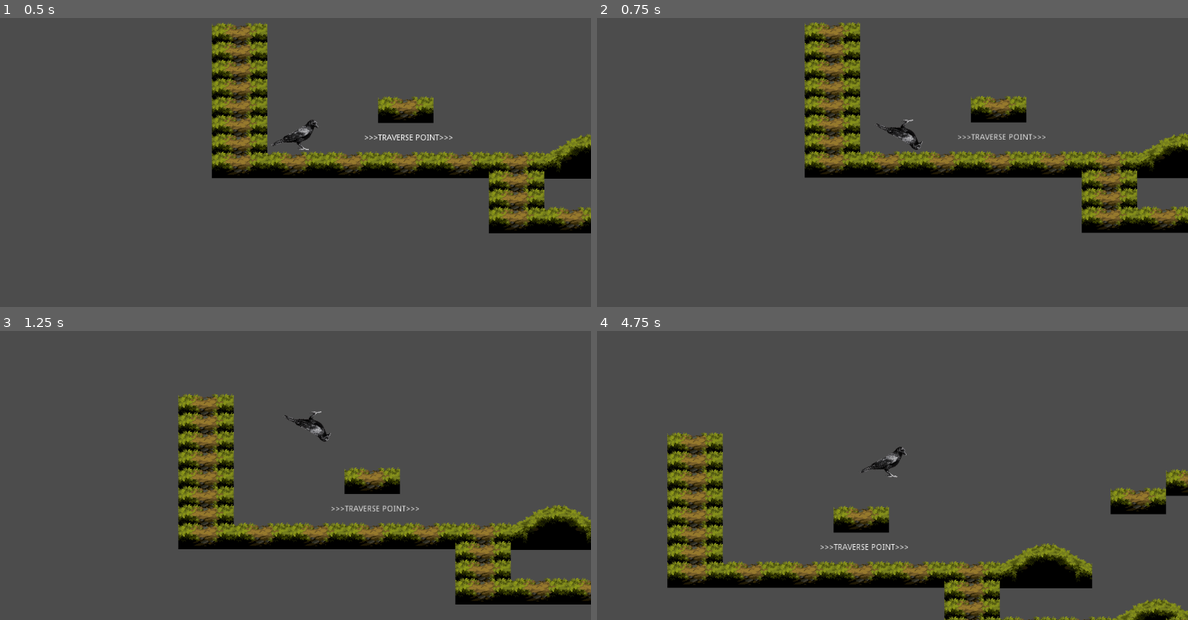
Above: before the commit, frames 1-4 (two rows, left to right).
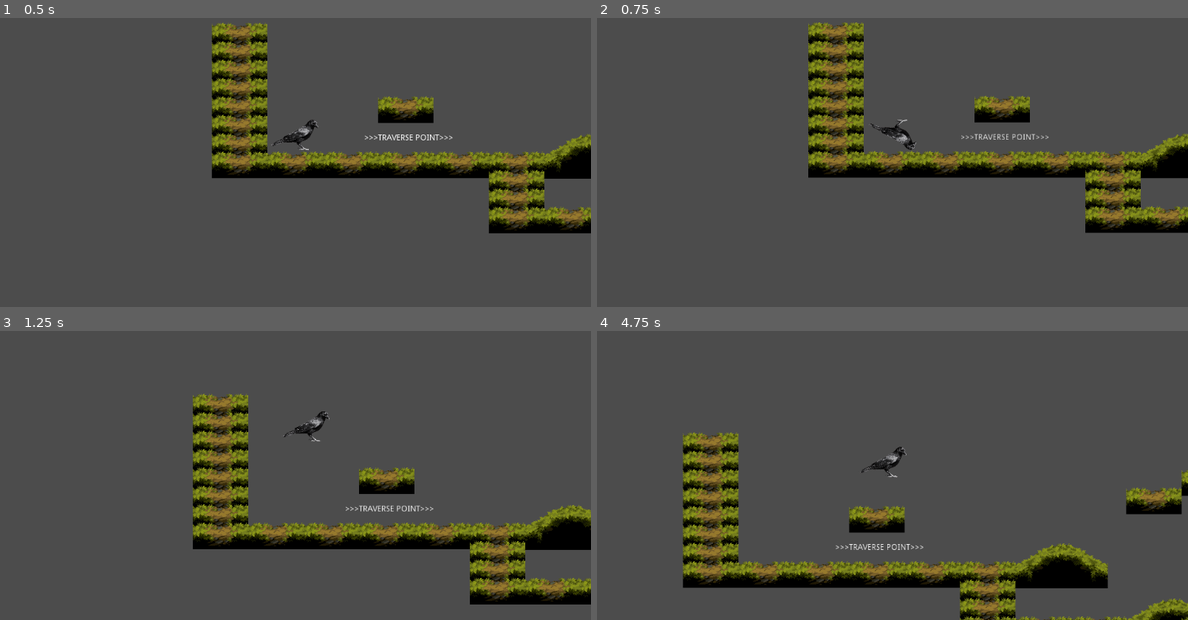
Above: after the commit, the same moments.

Repository: MPLekter/ToT---Player-Actions
Game: Godot game, scene res://Scenes/TestScene.tscn
Two runs of this game, one before a commit and one after it. Both use one fixed random seed, a clock stepped at 60 frames per second and the inputs below.
Inputs:
- Up to frame 1 (0.5 s): no input
- Up to frame 2 (0.75 s): hold Right (player_right) from 0.53 s (still down); hold A (player_crouch) from 0.53 s (still down)
- Up to frame 3 (1.25 s): keep holding Right (player_right); keep holding A (player_crouch); tap Space (player_jump) at 0.77 s
- Up to frame 4 (4.75 s): release A (player_crouch) at 1.28 s; tap A (player_crouch) at 1.35, 2.85, 4.35 s; tap Space (player_jump) at 1.52, 3.02, 3.77, 4.52 s; release Right (player_right) at 2.03 s; hold Left (player_left) 2.03-2.78 s; hold A (player_crouch) 2.03-2.78 s; hold Right (player_right) 2.78-4.28 s; hold A (player_crouch) 3.53-4.28 s; hold Left (player_left) from 4.28 s (still down)

Frame 1 is identical in both runs. In frame 2, 6.8% of the frame differs, in the area x 35-100%, y 1-75%; in frame 3, 12%; in frame 4, 13%, in the area x 11-100%, y 35-100%.

Commit message:
Add custom slide with gradual slow

Diff:
--- a/Scripts/PlayerMovement_EliCuayong.gd
+++ b/Scripts/PlayerMovement_EliCuayong.gd
@@ -13,16 +13,20 @@
 
 #slide related
 export var slideTimer := 2.2
-var underPlatform := false
+var underCeiling := false
+var isSlowing := false
 
 #movement related
 export var maxSpeed := 100
 export var accelerationForce := 20
+export var slowingFactor_sliding := 0.025
+export var slowingFactor_running := 0.050
+
 var motion := Vector2()
+
 
 #debug related
 var timestamp = Time.get_datetime_string_from_system()
-
 
 
 
@@ -33,13 +37,12 @@
 	var allTraversePoints = get_tree().get_nodes_in_group("TraversePoint")
 	print_debug("There are ", allTraversePoints.size(), " traverse points in ", get_tree().get_current_scene().get_name())
 	for traversePoint in allTraversePoints:
-		traversePoint.connect("body_entered", self, "changeUnderPlatformState")
-		traversePoint.connect("body_exited", self, "changeUnderPlatformState")
+		traversePoint.connect("body_entered", self, "changeUnderCeilingState")
+		traversePoint.connect("body_exited", self, "changeUnderCeilingState")
 		#print_debug(traversePoint, " connected my signals")
-		#print_debug(traversePoint.is_connected("body_entered", self, "changeUnderPlatformState"))
+		#print_debug(traversePoint.is_connected("body_entered", self, "changeUnderCeilingState"))
 
 func _physics_process(delta):
-
 	applyGravity()
 	movementLogic()
 	slideLogic()
@@ -47,12 +50,14 @@
 	superjumpLogic()
 	applyMotion()
 
-func changeUnderPlatformState(body):
+func changeUnderCeilingState(body):
 	if body == self:
-		print_debug(timestamp, " STATE: under platform is now ", !underPlatform)
-		underPlatform = !underPlatform
-		if underPlatform == false:
+		print_debug(timestamp, " STATE: underCeiling is now ", !underCeiling)
+		underCeiling = !underCeiling
+		if underCeiling == false:
 			playerStandUp()
+		else:
+			playerSlide()
 
 
 func playerStandUp():
@@ -72,16 +77,25 @@
 		print_debug(timestamp, " superjump is now ", superJump)
 
 func movementLogic():
-	#move no faster than maxSpeed
-	motion.x = clamp(motion.x, -maxSpeed, maxSpeed)
+	if isSlowing:
+		slowingLogic(slowingFactor_sliding)
+	else:
+		#move no faster than maxSpeed
+		motion.x = clamp(motion.x, -maxSpeed, maxSpeed)
 
-	if Input.is_action_pressed("player_right"):
-		motion.x += accelerationForce
-	elif Input.is_action_pressed("player_left"):
-		motion.x -= accelerationForce
-	else:
-		#slow down gradually
-		motion.x = lerp(motion.x, 0, 0.2)
+		if Input.is_action_pressed("player_right"):
+			motion.x += accelerationForce
+		elif Input.is_action_pressed("player_left"):
+			motion.x -= accelerationForce
+		else:
+			#if not holding movement buttons, slow down
+			slowingLogic(slowingFactor_running)
+
+func slowingLogic(factor):
+	#slow down gradually
+	motion.x = lerp(motion.x, 0, factor)
+	isSlowing = false
+	playerStandUp()
 
 func applyGravity():
 	motion.y += gravity
@@ -92,18 +106,42 @@
 	#use smaller collision shape
 	#when holding action, start slowing down gradually until no motion at all
 	#keep sliding position
-	#if underPlatform, don't do that, just keep sliding
+	#if underCeiling, don't do that, just keep sliding
+
 	var isMoving = not is_zero_approx(motion.x)
-	if is_on_floor():
-		if Input.is_action_just_pressed("player_crouch") and isMoving:
+
+	#logic without slowing down
+#	if is_on_floor():
+#		if Input.is_action_just_pressed("player_crouch") and isMoving:
+#			print_debug(timestamp, " STATE: begun sliding")
+#			playerSlide()
+#			yield (get_tree().create_timer(slideTimer), "timeout")
+#			if not underCeiling:
+#				print_debug(timestamp, " STATE: finished sliding")
+#				playerStandUp()
+#			else:
+#				print_debug(timestamp, " STATE: trying to stand up but still under a platform!")
+
+	#logic with slowing down
+
+	if Input.is_action_pressed("player_crouch"):
+		if is_on_floor() and isMoving and not isSlowing:
+			#Do these once on click
 			print_debug(timestamp, " STATE: begun sliding")
-			playerSlide()
-			yield (get_tree().create_timer(slideTimer), "timeout")
-			if not underPlatform:
-				print_debug(timestamp, " STATE: finished sliding")
-				playerStandUp()
-			else:
-				print_debug(timestamp, " STATE: trying to stand up but still under a platform!")
+			var currentSpeed = motion.x
+			while Input.is_action_pressed("player_crouch"):
+				playerSlide()
+				#debug this:
+				print_debug(timestamp, " holding key!")
+#				#Keep checking for this as long as its pressed
+				if not underCeiling:
+					isSlowing = true
+					break
+				else:
+					isSlowing = false
+					print_debug(timestamp, " STATE: trying to stand up but still under a platform!")
+					break
+
 
 func jumpLogic():
 	#2 phase animation
--- a/project.godot
+++ b/project.godot
@@ -49,6 +49,16 @@
 "events": [ Object(InputEventKey,"resource_local_to_scene":false,"resource_name":"","device":0,"alt":false,"shift":false,"control":false,"meta":false,"command":false,"pressed":false,"scancode":83,"physical_scancode":0,"unicode":0,"echo":false,"script":null)
  ]
 }
+player_up={
+"deadzone": 0.5,
+"events": [ Object(InputEventKey,"resource_local_to_scene":false,"resource_name":"","device":0,"alt":false,"shift":false,"control":false,"meta":false,"command":false,"pressed":false,"scancode":16777232,"physical_scancode":0,"unicode":0,"echo":false,"script":null)
+ ]
+}
+player_down={
+"deadzone": 0.5,
+"events": [ Object(InputEventKey,"resource_local_to_scene":false,"resource_name":"","device":0,"alt":false,"shift":false,"control":false,"meta":false,"command":false,"pressed":false,"scancode":16777234,"physical_scancode":0,"unicode":0,"echo":false,"script":null)
+ ]
+}
 
 [physics]
 
